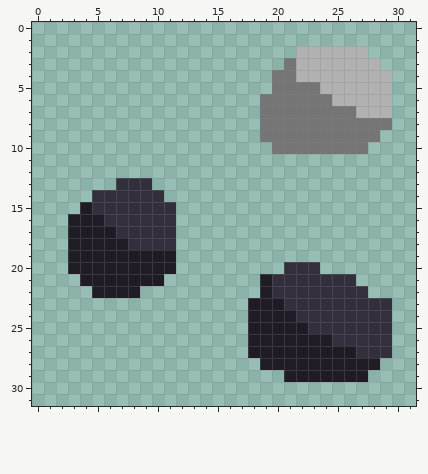
A pixel-art sprite gets an edit: sprites/blocks/environment/ore-obsidian3.png. The picture above is the old version.
The file is 32x32 pixels.
The same view after the edit:
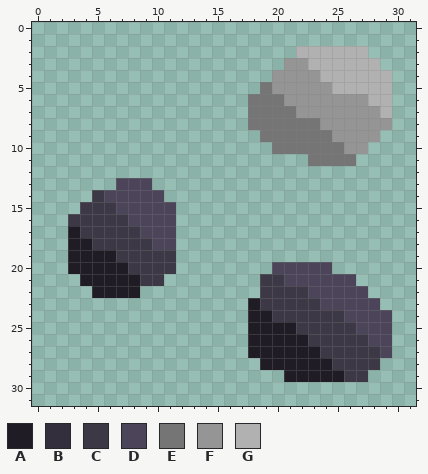
Palette (. is transparent): A #1f1c25  B #342f3d  C #3d3846  D #4c4559  E #757575  F #959595  G #b1b1b1
Change:
y 3: x 21..22 EG -> FF
y 4: x 20..23 EEGG -> FFFF
y 5: x 19..24 .EEEEG -> EFFFFF
y 6: x 18 . -> E; x 21..27 EEEEGGG -> FFFFFFF
y 7: x 18 . -> E; x 22..28 EEEEEGG -> FFFFFFF
y 8: x 18 . -> E; x 24..29 EEEEEE -> FFFFFF
y 9: x 25..28 EEEE -> FFFF
y 10: x 26..27 EE -> FF
y 11: x 23..26 .... -> EEEE
y 13: x 7..9 BBB -> DDD
y 14: x 5..10 BBBBBB -> CDDDDD
y 15: x 4..11 ABBBBBBB -> CCCDDDDD
y 16: x 3..11 AAABBBBBB -> CCCCCDDDD
y 17: x 4..11 AAABBBBB -> CCCCCDDD
y 18: x 5..11 AAABBBB -> CCCCCDD
y 19: x 7..11 AAAAA -> CCCCC
y 20: x 8..11 AAAA -> CCCC; x 20..24 .BBB. -> DDDDD
y 21: x 9..10 AA -> CC; x 19..26 ABBBBBBB -> CCDDDDDD
y 22: x 19..27 ABBBBBBBB -> CCCCDDDDD
y 23: x 19..29 AABBBBBBBBB -> CCCCCDDDDD.
y 24: x 20..29 AABBBBBBBB -> CCCCCCDDDD
y 25: x 22..29 ABBBBBBB -> CCCCCDDD
y 26: x 23..29 AABBBBB -> CCCCCDD
y 27: x 24..29 AAABBB -> CCCCCD
y 28: x 25..28 AAAA -> CCCC
y 29: x 26..27 AA -> CC
Changed places in both pictures, as pixel boxes (x1, y1, x2, y2):
changed: (248, 58, 392, 166)
changed: (68, 178, 176, 286)
changed: (260, 262, 392, 382)
